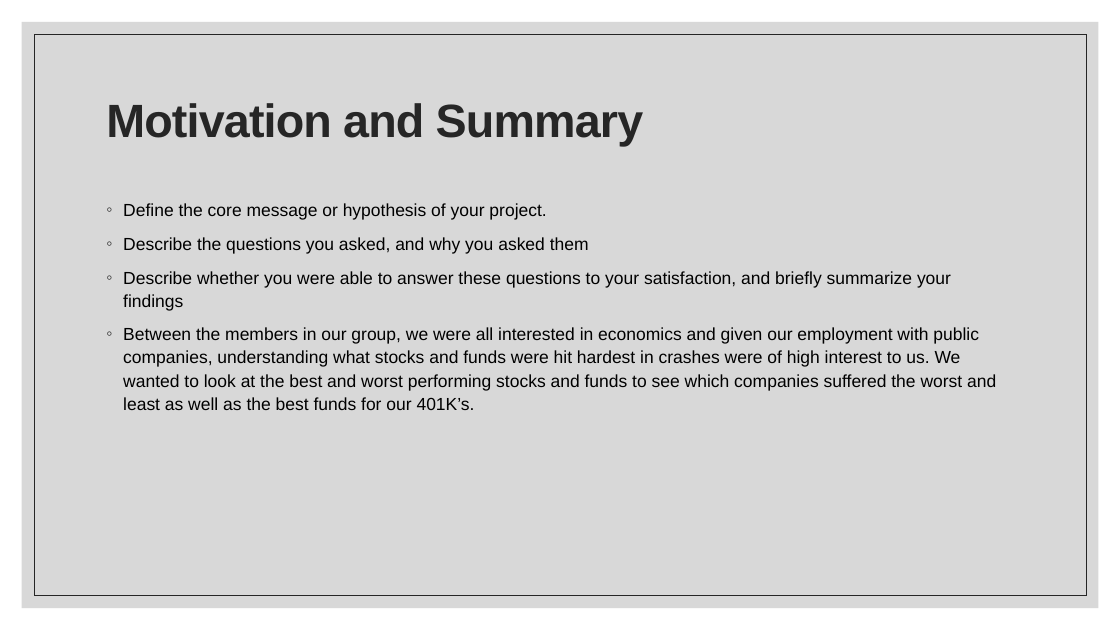
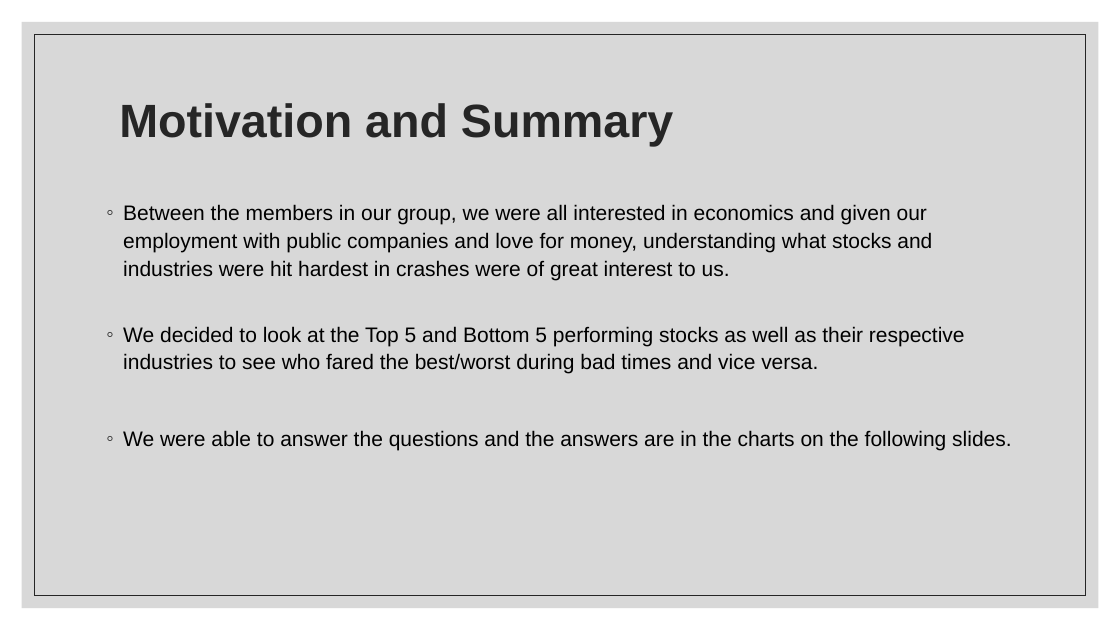
Before and after one commit to skinnms/DBC_project_1, a slide deck: slide 2 of # Archive/presentation/Stock Market Crash Analysis.pptx. Drawn at 1120x630 pixels with LibreOffice and Linux fonts; fonts in the diff are those of the drawing. Boxes give left, top, right and bottom in pixels: in the first picture for what was removed or moved away, otherwise in the second. Text is boxed around its words. In the diff, an @@ line names an element or a change of style, - is before the commit and + after.

```diff
--- a/# Archive/presentation/Stock Market Crash Analysis.pptx
+++ b/# Archive/presentation/Stock Market Crash Analysis.pptx
@@ rectangle at (34,34,1086,596): outline #262626 0.5 pt to #262626 0.75 pt @@
@@ title "Motivation and Summary" at (119,103,673,146): letter spacing -0.7 to 0 pt @@
@@ text at (123,204,1011,450): text changed; size 15 to 18 pt @@
-◦ Define the core message or hypothesis of your project.
-◦ Describe the questions you asked, and why you asked them
-◦ Describe whether you were able to answer these questions to your satisfaction, and briefly summarize your findings
-◦ Between the members in our group, we were all interested in economics and given our employment with public companies, understanding what stocks and funds were hit hardest in crashes were of high interest to us. We wanted to look at the best and worst performing stocks and funds to see which companies suffered the worst and least as well as the best funds for our 401K’s.
+◦ Between the members in our group, we were all interested in economics and given our employment with public companies and love for money, understanding what stocks and industries were hit hardest in crashes were of great interest to us.
+◦ We decided to look at the Top 5 and Bottom 5 performing stocks as well as their respective industries to see who fared the best/worst during bad times and vice versa.
+◦ We were able to answer the questions and the answers are in the charts on the following slides.
```
Also in this commit, not shown: 7 other slides changed, 3 slides added, 2 slides removed.
